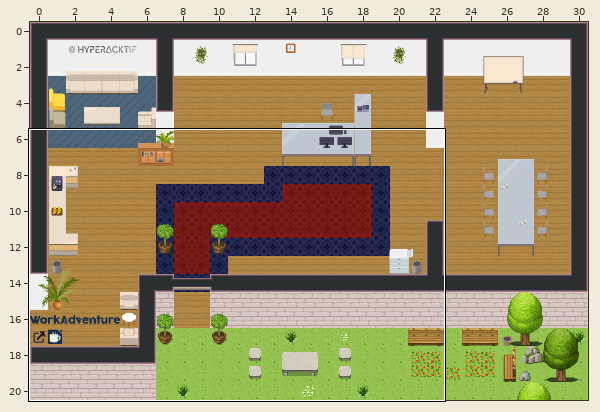
An edit to a level. Tiled map (JSON), office.tmj. Above, an overview of the earlier version with the close-up marked.
Close-up. As it was:
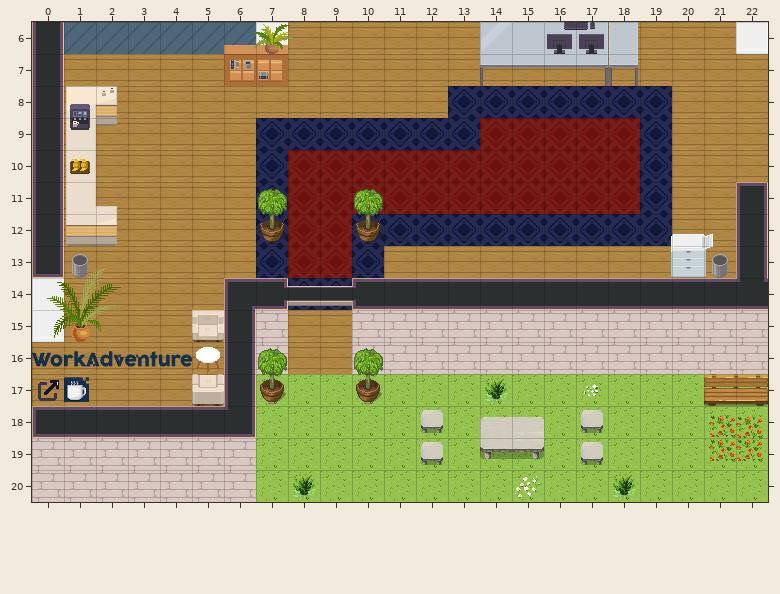
Cells are 32x32 px. Shown: x 0..22, y 6..20.
After:
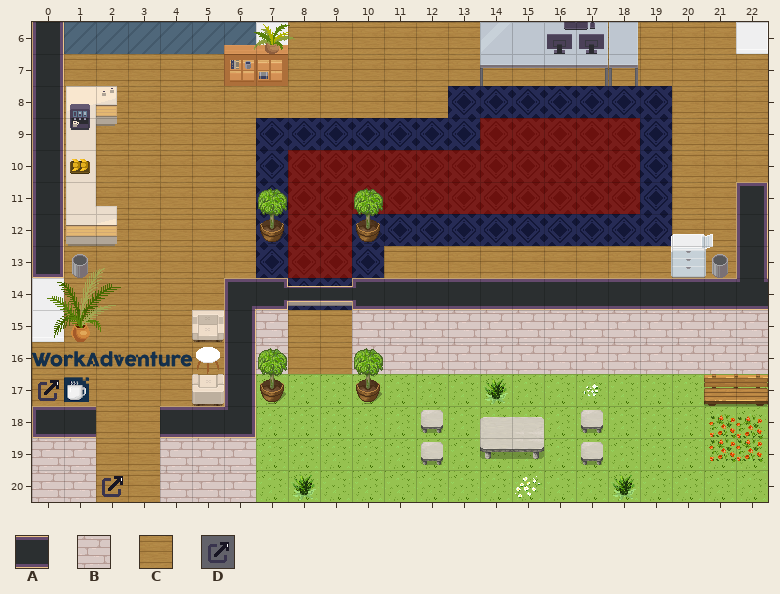
Key: from "WA_Room_Builder": A 104, B 310, C 356; from "WA_User_Interface": D 68.
_ is an empty cell, # one hidden under a higher layer, . an unchanged one.
Commit message: UPD open to avalon
Difference:
--- layer "floor/floor1"
@@ x 2..3 @@
-18 ##
-19 ##
-20 ##
+18 CC
+19 CC
+20 CC
--- layer "floor/floor2"
@@ x 2..2 @@
-20 _
+20 D
--- layer "walls/walls1"
@@ x 2..3 @@
-18 AA
-19 BB
-20 BB
+18 __
+19 __
+20 __
Changed places in both close-ups, as pixel boxes (x1, y1, x2, y2):
changed: (96, 406, 160, 502)
